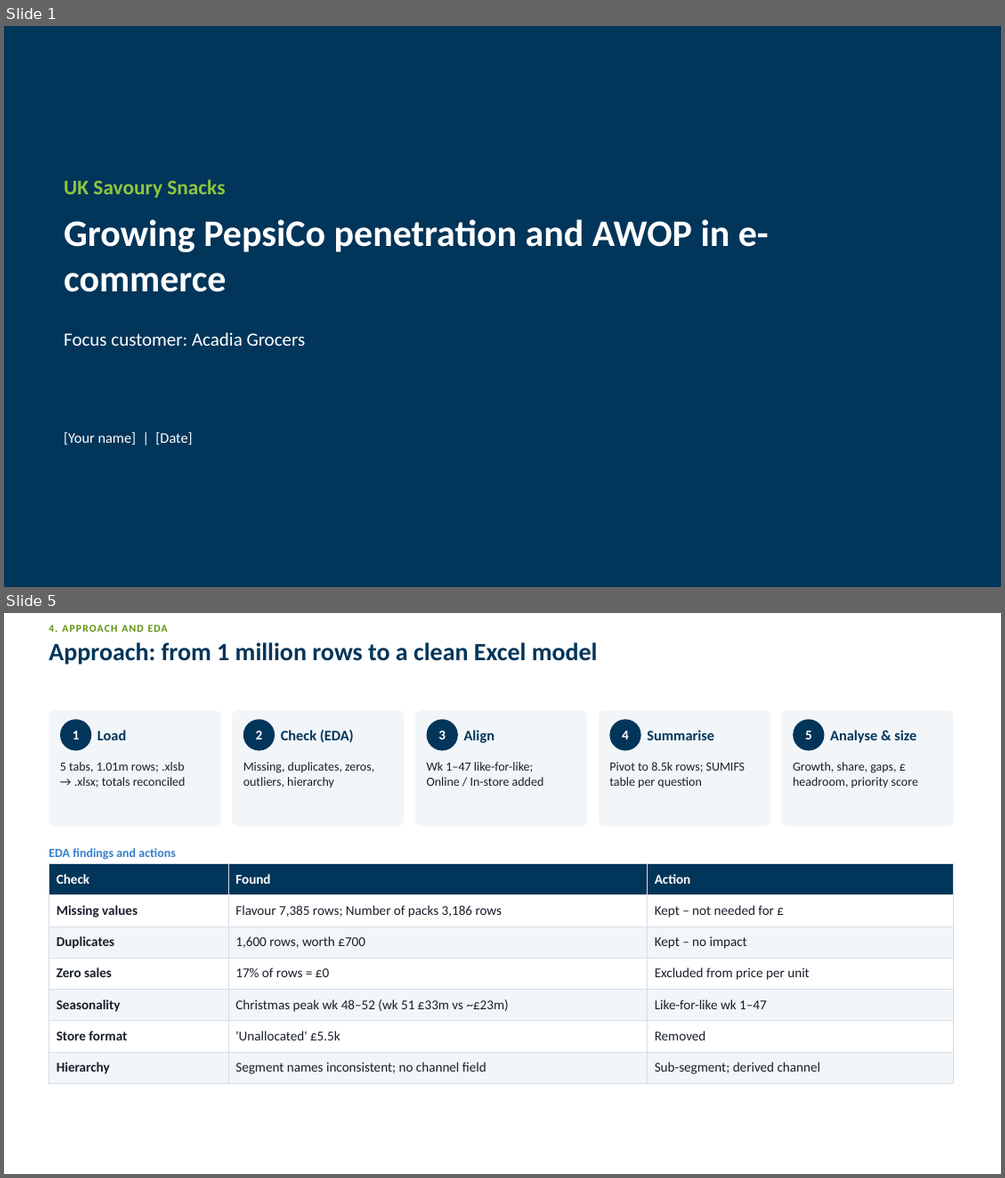
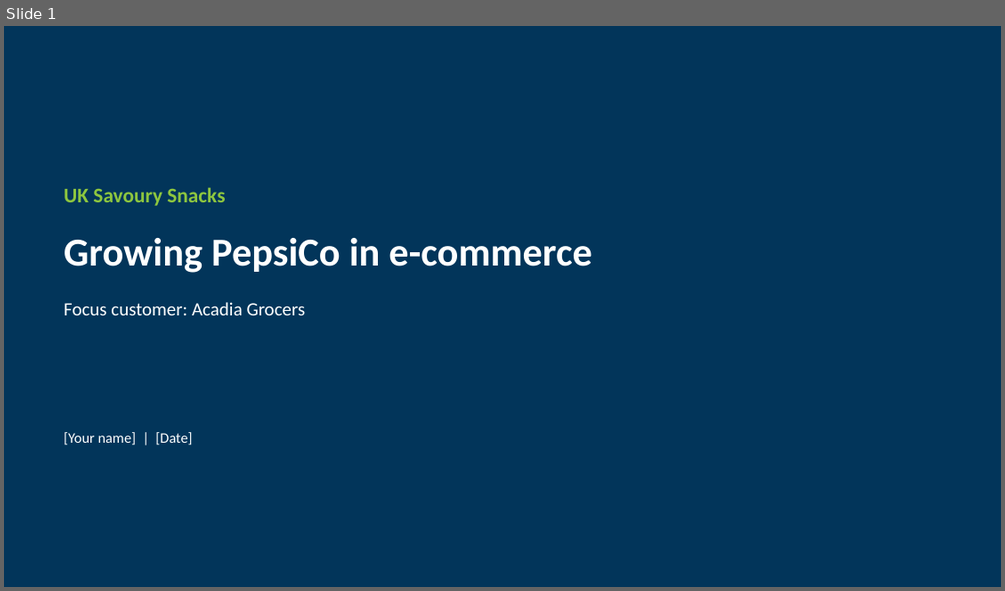
Before and after one commit to harshjunekumar/test-sample, a slide deck: case_study/PepsiCo_Savoury_Case_Study_Deck.pptx. Shown one above the other, each under a label of ours: slides 1 and 5 before the commit, slide 1 after it; the slides between them are not shown. The pictures are 1005x1178 and 1005x591 pixels, drawn with LibreOffice and Linux fonts; fonts in the diff are those of the drawing. Boxes give left, top, right and bottom in pixels: in the first picture for what was removed or moved away, otherwise in the second. Text is boxed around its words. In the diff, an @@ line names an element or a change of style, - is before the commit and + after.

```diff
--- a/case_study/PepsiCo_Savoury_Case_Study_Deck.pptx
+++ b/case_study/PepsiCo_Savoury_Case_Study_Deck.pptx
@@ slide 5 removed at (x1=4, y1=613, x2=1001, y2=1174), background #FFFFFF @@
@@ text removed at (x1=48, y1=625, x2=168, y2=632) @@
-4. APPROACH AND EDA
@@ title removed at (x1=48, y1=642, x2=598, y2=665) @@
-Approach: from 1 million rows to a clean Excel model
@@ rounded rectangle removed at (x1=48, y1=710, x2=221, y2=826) @@
@@ ellipse removed at (x1=60, y1=719, x2=91, y2=751) @@
@@ rounded rectangle removed at (x1=232, y1=710, x2=404, y2=826) @@
@@ ellipse removed at (x1=243, y1=719, x2=275, y2=751) @@
@@ rounded rectangle removed at (x1=415, y1=710, x2=587, y2=826) @@
@@ ellipse removed at (x1=427, y1=719, x2=458, y2=751) @@
@@ rounded rectangle removed at (x1=599, y1=710, x2=770, y2=826) @@
@@ ellipse removed at (x1=610, y1=719, x2=641, y2=751) @@
@@ rounded rectangle removed at (x1=782, y1=710, x2=954, y2=826) @@
@@ ellipse removed at (x1=793, y1=719, x2=825, y2=751) @@
@@ text removed at (x1=73, y1=730, x2=80, y2=739) @@
-1
@@ text removed at (x1=97, y1=730, x2=126, y2=740) @@
-Load
@@ text removed at (x1=256, y1=730, x2=263, y2=739) @@
-2
@@ text removed at (x1=281, y1=730, x2=354, y2=743) @@
-Check (EDA)
@@ text removed at (x1=438, y1=730, x2=445, y2=739) @@
-3
@@ text removed at (x1=464, y1=730, x2=494, y2=743) @@
-Align
@@ text removed at (x1=622, y1=730, x2=629, y2=739) @@
-4
@@ text removed at (x1=647, y1=730, x2=714, y2=740) @@
-Summarise
@@ text removed at (x1=805, y1=730, x2=812, y2=739) @@
-5
@@ text removed at (x1=830, y1=730, x2=916, y2=743) @@
-Analyse & size
@@ text removed at (x1=60, y1=762, x2=186, y2=787) @@
-5 tabs, 1.01m rows; .xlsb → .xlsx; totals reconciled
@@ text removed at (x1=243, y1=762, x2=374, y2=788) @@
-Missing, duplicates, zeros, outliers, hierarchy
@@ text removed at (x1=427, y1=762, x2=544, y2=786) @@
-Wk 1–47 like-for-like; Online / In-store added
@@ text removed at (x1=609, y1=762, x2=744, y2=788) @@
-Pivot to 8.5k rows; SUMIFS table per question
@@ text removed at (x1=793, y1=762, x2=918, y2=787) @@
-Growth, share, gaps, £ headroom, priority score
@@ text removed at (x1=48, y1=848, x2=175, y2=860) @@
-EDA findings and actions
@@ table removed at (x1=48, y1=863, x2=954, y2=1078), 7 rows, 3 columns @@
-Check | Found | Action
-Missing values | Flavour 7,385 rows; Number of packs 3,186 rows | Kept – not needed for £
-Duplicates | 1,600 rows, worth £700 | Kept – no impact
-Zero sales | 17% of rows = £0 | Excluded from price per unit
-Seasonality | Christmas peak wk 48–52 (wk 51 £33m vs ~£23m) | Like-for-like wk 1–47
-Store format | 'Unallocated' £5.5k | Removed
-Hierarchy | Segment names inconsistent; no channel field | Sub-segment; derived channel
@@ slide 1 changed as well @@
@@ text "UK Savoury Snacks" moved from (x1=64, y1=179, x2=225, y2=198) to (x1=64, y1=187, x2=225, y2=206) @@
@@ text at (x1=64, y1=238, x2=592, y2=273): text changed; size 36 to 38 pt @@
-Growing PepsiCo penetration and AWOP in e-commerce
+Growing PepsiCo in e-commerce
@@ text "Growing PepsiCo in e-commerce" at (x1=64, y1=238, x2=592, y2=273): vertical alignment top to middle @@
@@ text "Focus customer: Acadia Grocers" moved from (x1=64, y1=332, x2=306, y2=346) to (x1=64, y1=302, x2=306, y2=315) @@
```
Also in this commit, not shown: 6 other slides changed, 2 slides added, 1 other slide removed.
